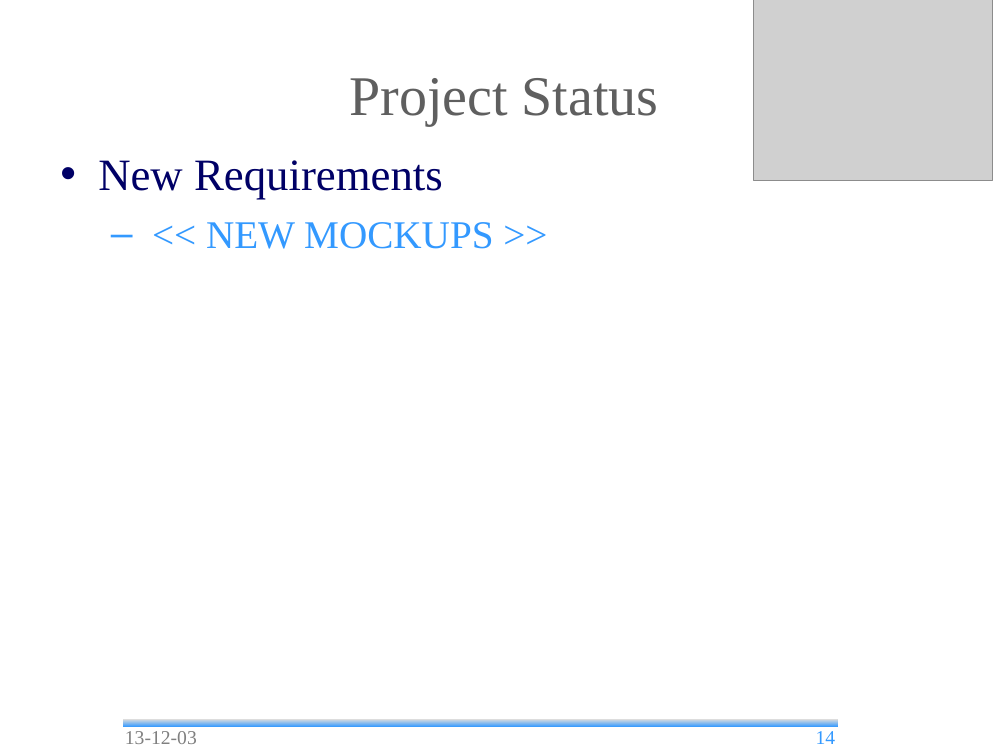
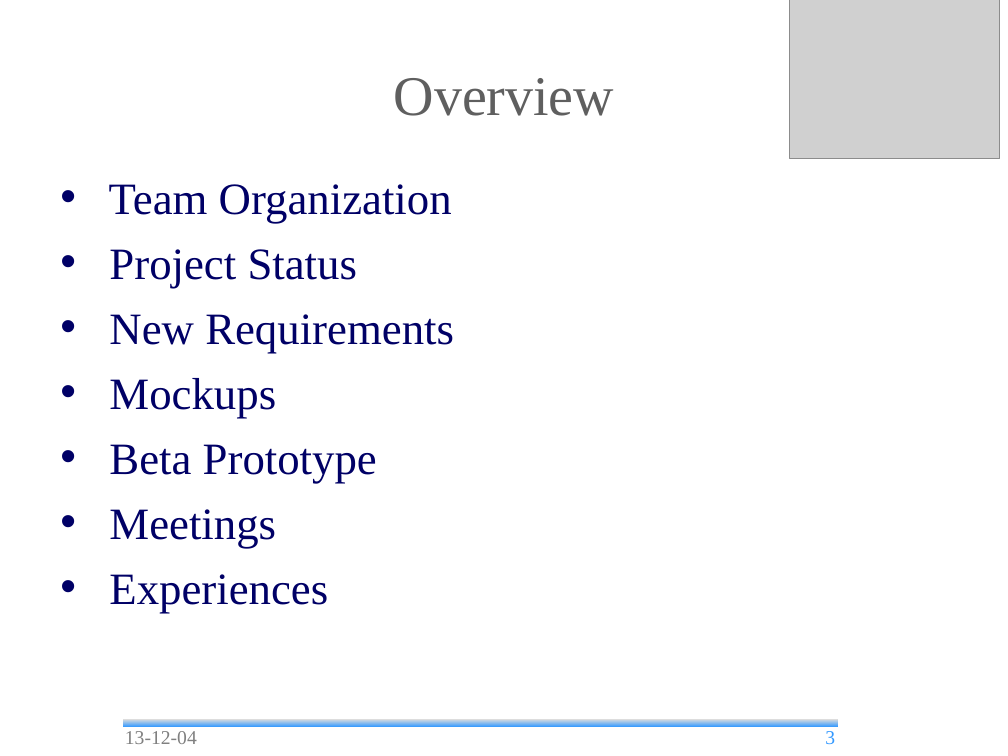
Before and after one commit to andrea-bottoli/DSD, a slide deck: slide 3 of Documentation/Presentations/Status_Report_2.odp (slide 14 before the commit). Drawn at 1008x756 pixels with LibreOffice and Linux fonts; fonts in the diff are those of the drawing; grey boxes stand for pictures; background and template pictures are left out. Boxes give left, top, right and bottom in pixels: in the first picture for what was removed or moved away, otherwise in the second. Text is boxed around its words. In the diff, an @@ line names an element or a change of style, - is before the commit and + after.

Commit message:
Status Report 2 presentation

```diff
--- a/Documentation/Presentations/Status_Report_2.odp
+++ b/Documentation/Presentations/Status_Report_2.odp
@@ picture: place and size @@
-picture at [754,0,992,180]
+picture at [789,0,999,158]
@@ title at [394,78,614,116]: text changed @@
-Project Status
+Overview
@@ text "Team Organization": place and size @@
-text "Team Organization" at [98,160,493,249]
+text "Team Organization" at [109,184,454,613]
@@ text at [109,184,452,288]: paragraphs added @@
+• Team Organization
+• Project Status
@@ text at [109,378,377,613]: text changed; size 28 to 32 pt; text colour #3399FF to #000066 @@
-  – << NEW MOCKUPS >>
+• Mockups
+• Beta Prototype
+• Meetings
+• Experiences
@@ text at [125,731,197,744]: text changed @@
-13-12-03
+13-12-04
@@ page number at [825,731,835,744]: text changed @@
-14
+3
```
Also in this commit, not shown: 20 other slides changed, 11 slides added, 14 slides removed, 1 other file.
